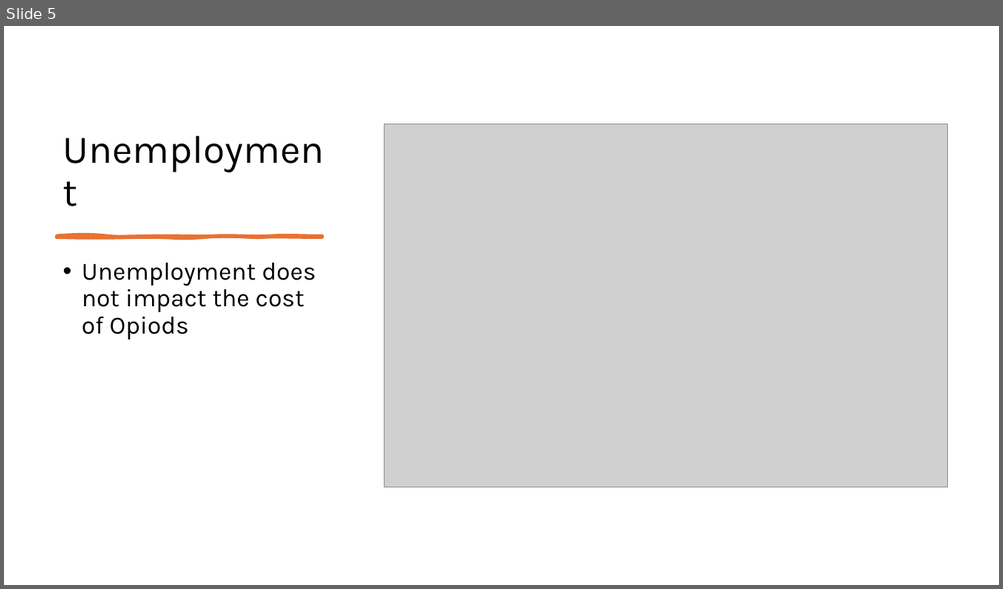
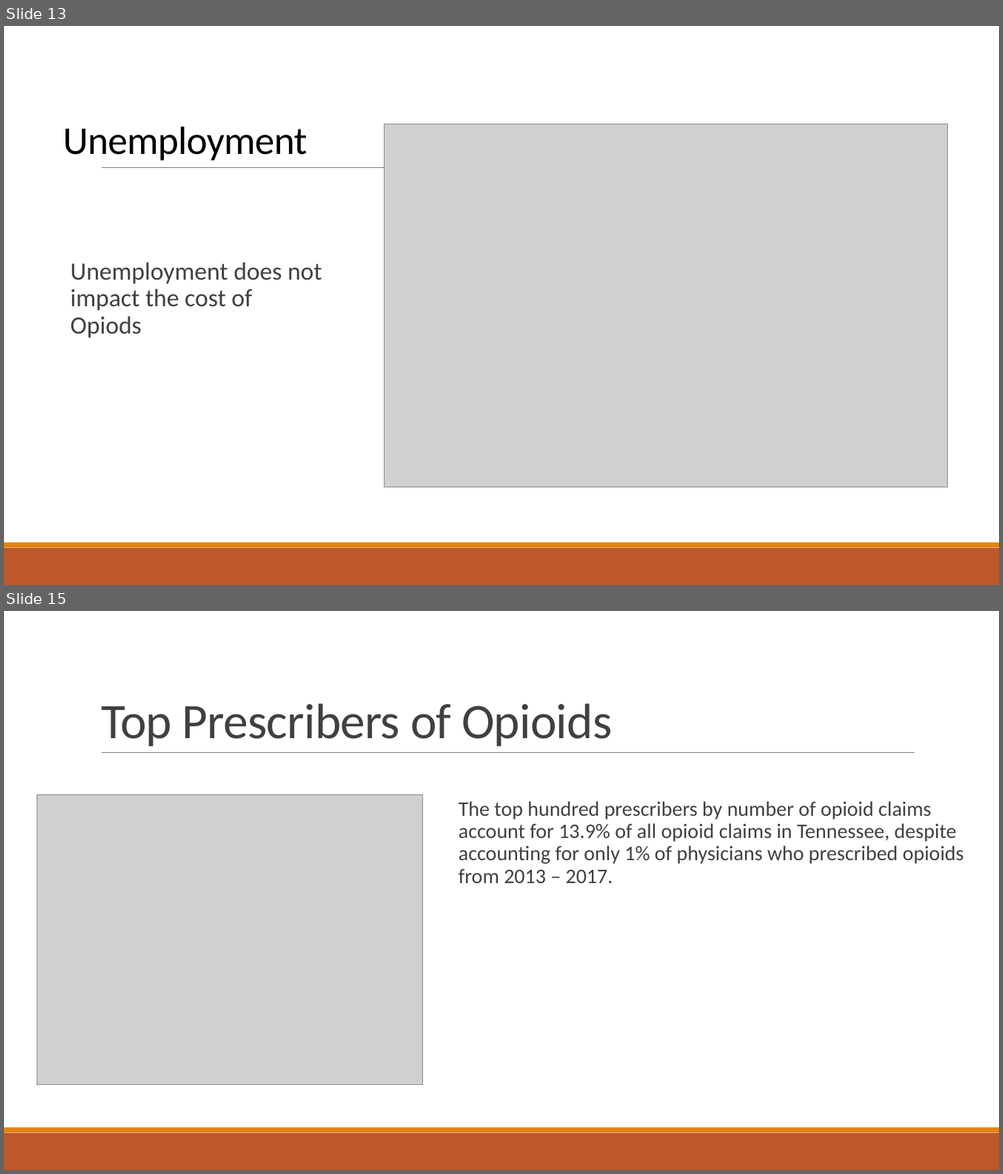
Before and after one commit to NSS-Full-Time-Data-Analytics-17/prescription-revisted-atlantis, a slide deck: Prescrider.pptx. Shown one above the other, each under a label of ours: slide 5 before the commit, slides 13 and 15 after it; the slides between them are not shown. The pictures are 1003x589 and 1003x1174 pixels, drawn with LibreOffice and Linux fonts; fonts in the diff are those of the drawing; grey boxes stand for pictures. Boxes give left, top, right and bottom in pixels: in the first picture for what was removed or moved away, otherwise in the second. Text is boxed around its words. In the diff, an @@ line names an element or a change of style, - is before the commit and + after.

```diff
--- a/Prescrider.pptx
+++ b/Prescrider.pptx
@@ slide 15 added at (x1=4, y1=611, x2=999, y2=1170), background #FFFFFF; not listed: 3 template elements that a slide beside it also shows @@
@@ title added at (x1=101, y1=703, x2=612, y2=746), 48 pt, text #404040 @@
+Top Prescribers of Opioids
@@ picture added at (x1=37, y1=795, x2=424, y2=1085) @@
@@ text added at (x1=458, y1=801, x2=964, y2=883), 20 pt, text #404040 @@
+  The top hundred prescribers by number of opioid claims account for 13.9% of all opioid claims in Tennessee, despite accounting for only 1% of physicians who prescribed opioids from 2013 – 2017.
@@ what was slide 5 is now slide 13 @@
@@ slide 13 changed as well @@
@@ title "Unemployment" at (x1=63, y1=127, x2=307, y2=161): font Karla to Calibri, letter spacing 0 to -0.5 pt; line spacing 0.9 to 0.85 @@
@@ line added from (102, 168) to (915, 168), #808080 0.5 pt @@
@@ freeform shape removed at (x1=57, y1=235, x2=322, y2=237) @@
@@ text "Unemployment does not impact the ..." at (x1=71, y1=262, x2=322, y2=338): font Karla to Calibri, text colour #000000 to #404040; bullet • to  ; more space between paragraphs @@
@@ rectangle added at (x1=4, y1=548, x2=999, y2=585), fill #BD582C @@
@@ rectangle added at (x1=4, y1=543, x2=999, y2=548), fill #E48312 @@
```
Also in this commit, not shown: 3 other slides changed, 13 other slides added, 1 slide removed.
